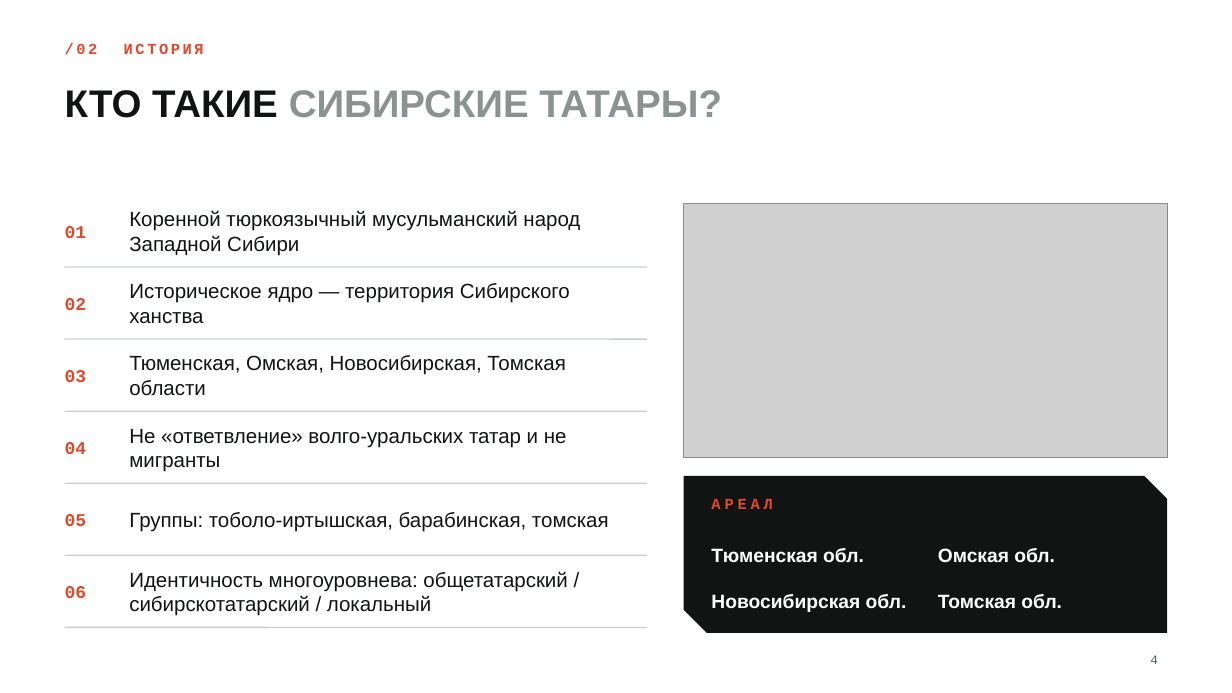
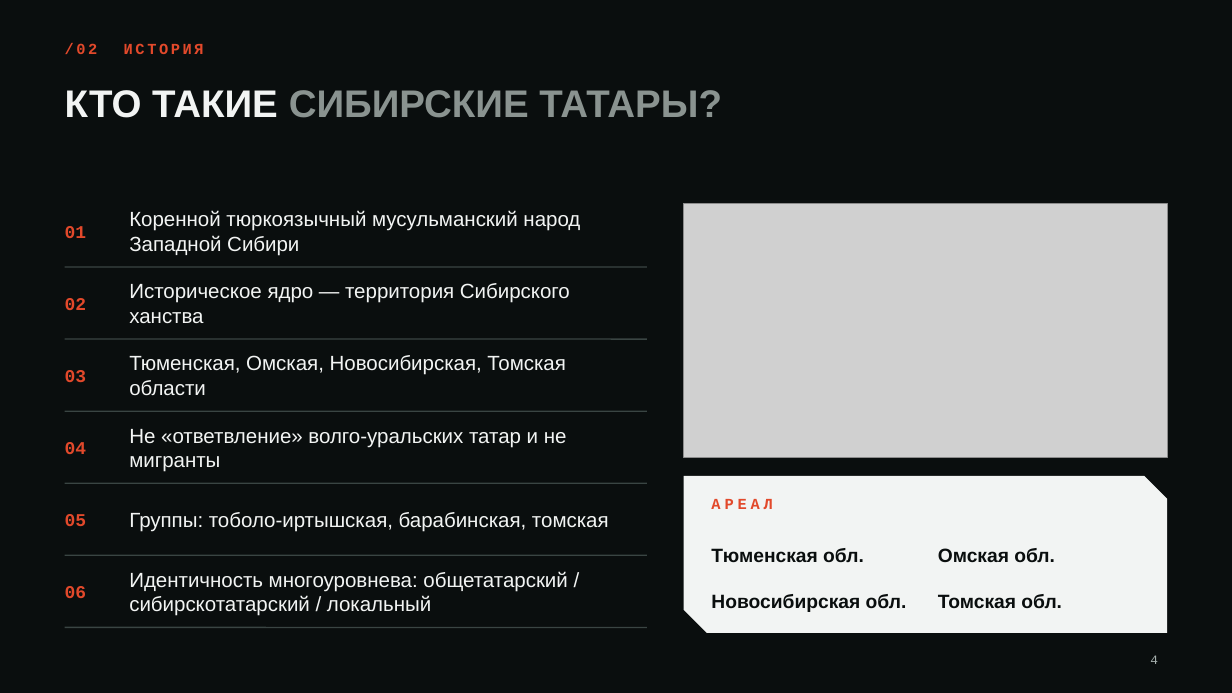
Before and after one commit to sgfsd/trading-bot, a slide deck: slide 4 of presentation/Siberian_Tatars_RU.pptx. Drawn at 1232x693 pixels with LibreOffice and Linux fonts; fonts in the diff are those of the drawing; grey boxes stand for pictures; background and template pictures are left out. Boxes give left, top, right and bottom in pixels: in the first picture for what was removed or moved away, otherwise in the second. Text is boxed around its words. In the diff, an @@ line names an element or a change of style, - is before the commit and + after.

```diff
--- a/presentation/Siberian_Tatars_RU.pptx
+++ b/presentation/Siberian_Tatars_RU.pptx
@@ background #FFFFFF to picture (left out) @@
@@ title "КТО ТАКИЕ СИБИРСКИЕ ТАТАРЫ?" at box(65, 90, 722, 118): text colour #111413 to #F2F4F3 in "КТО ТАКИЕ" @@
@@ line (65, 267) - (647, 267): stroke #C9CECC 1 pt to #3A4543 1 pt @@
@@ line (65, 339) - (647, 339): stroke #C9CECC 1 pt to #3A4543 1 pt @@
@@ line (65, 411) - (647, 411): stroke #C9CECC 1 pt to #3A4543 1 pt @@
@@ freeform shape at box(684, 476, 1167, 633): fill #111413 to #F2F4F3 @@
@@ line (65, 483) - (647, 483): stroke #C9CECC 1 pt to #3A4543 1 pt @@
@@ line (65, 555) - (647, 555): stroke #C9CECC 1 pt to #3A4543 1 pt @@
@@ text colour #111413 to #F2F4F3 in 6 elements at box(129, 210, 580, 256), box(129, 283, 570, 323), box(129, 355, 565, 396), box(129, 429, 567, 472), box(129, 512, 609, 532), box(129, 571, 567, 616) @@
@@ text colour #FFFFFF to #0A0E0E in 4 elements at box(711, 548, 864, 562), box(938, 548, 1055, 562), box(711, 594, 907, 612), box(938, 594, 1062, 608) @@
@@ line (65, 628) - (647, 628): stroke #C9CECC 1 pt to #3A4543 1 pt @@
@@ page number at box(1150, 655, 1158, 664): text colour #566260 to #A5AFAC @@
```
Also in this commit, not shown: 12 other slides changed, 1 other file.
